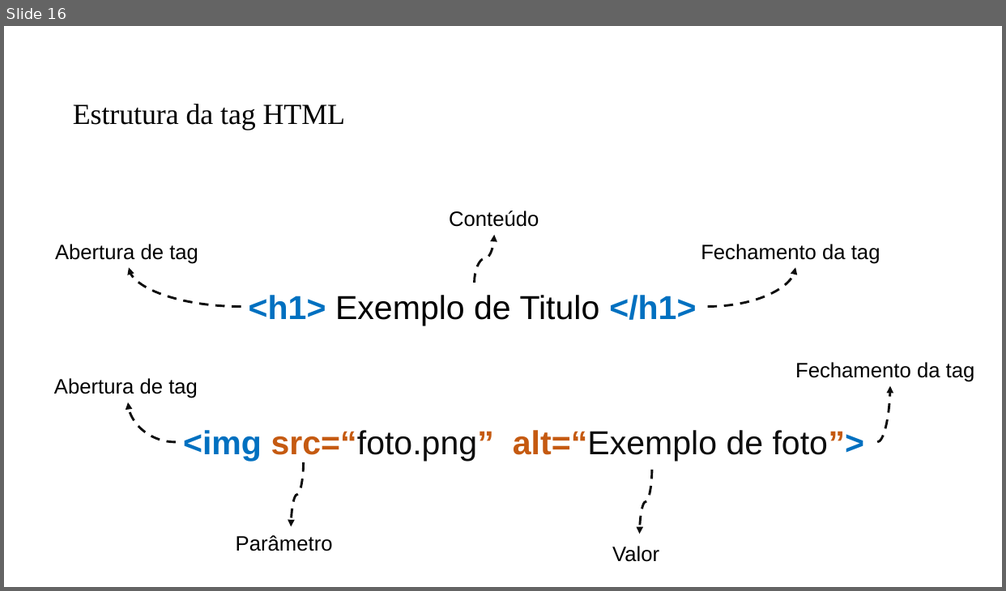
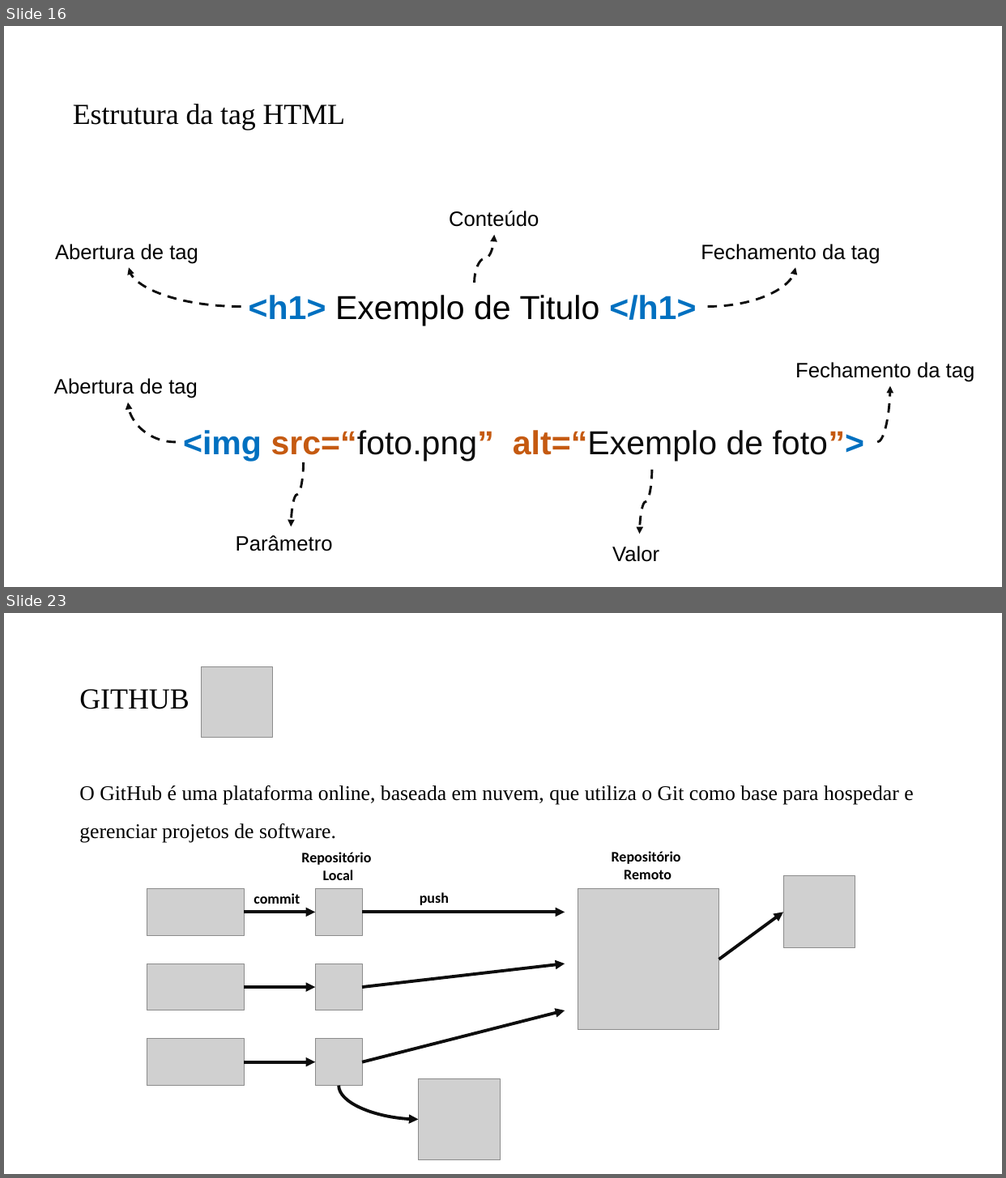
Before and after one commit to PedroMiho/UMC, a slide deck: Lógica e Programação/Módulo 01 - HTML e CSS/Aula 01 - Aula Inaugural/Aula Inaugural.pptx. Shown one above the other, each under a label of ours: slide 16 before the commit, slides 16 and 23 after it; the slides between them are not shown. The pictures are 1006x591 and 1006x1178 pixels, drawn with LibreOffice and Linux fonts; fonts in the diff are those of the drawing; grey boxes stand for pictures; background and template pictures are left out. Boxes give left, top, right and bottom in pixels: in the first picture for what was removed or moved away, otherwise in the second. Text is boxed around its words. In the diff, an @@ line names an element or a change of style, - is before the commit and + after.

```diff
--- a/Lógica e Programação/Módulo 01 - HTML e CSS/Aula 01 - Aula Inaugural/Aula Inaugural.pptx
+++ b/Lógica e Programação/Módulo 01 - HTML e CSS/Aula 01 - Aula Inaugural/Aula Inaugural.pptx
@@ slide 23 added at (4, 613, 1002, 1174), background #FFFFFF @@
@@ picture added at (202, 667, 273, 738) @@
@@ title added at (79, 689, 189, 709), 28 pt, text #000000 @@
+GITHUB
@@ text added at (79, 786, 913, 842), 20 pt, text #000000 @@
+O GitHub é uma plataforma online, baseada em nuvem, que utiliza o Git como base para hospedar e gerenciar projetos de software.
@@ text added at (301, 852, 371, 880), 14 pt, text #000000, bold @@
+Repositório
+Local
@@ text added at (612, 851, 681, 879), 14 pt, text #000000, bold @@
+Repositório
+Remoto
@@ picture added at (783, 876, 855, 948) @@
@@ picture added at (147, 888, 245, 935) @@
@@ text added at (253, 893, 300, 904), 14 pt, text #000000, bold @@
+commit
@@ picture added at (315, 888, 363, 935) @@
@@ text added at (420, 892, 449, 905), 14 pt, text #000000, bold @@
+push
@@ picture added at (577, 888, 719, 1030) @@
@@ arrow added from (245, 913) to (315, 913), #0D0D0D 3 pt @@
@@ arrow added from (362, 913) to (565, 913), #0D0D0D 3 pt @@
@@ arrow added from (719, 960) to (783, 913), #0D0D0D 3 pt @@
@@ picture added at (147, 964, 245, 1012) @@
@@ picture added at (315, 964, 363, 1012) @@
@@ arrow added from (362, 987) to (565, 964), #0D0D0D 3 pt @@
@@ arrow added from (245, 987) to (315, 987), #0D0D0D 3 pt @@
@@ arrow added from (362, 1063) to (565, 1011), #0D0D0D 3 pt @@
@@ picture added at (147, 1039, 245, 1086) @@
@@ picture added at (315, 1039, 363, 1086) @@
@@ arrow added from (245, 1063) to (315, 1063), #0D0D0D 3 pt @@
@@ curved arrow added from (339, 1086) to (418, 1120), #0D0D0D 3 pt @@
@@ picture added at (418, 1079, 500, 1161) @@
```
Also in this commit, not shown: 2 slides changed, 23 other slides added, 1 slide removed.
